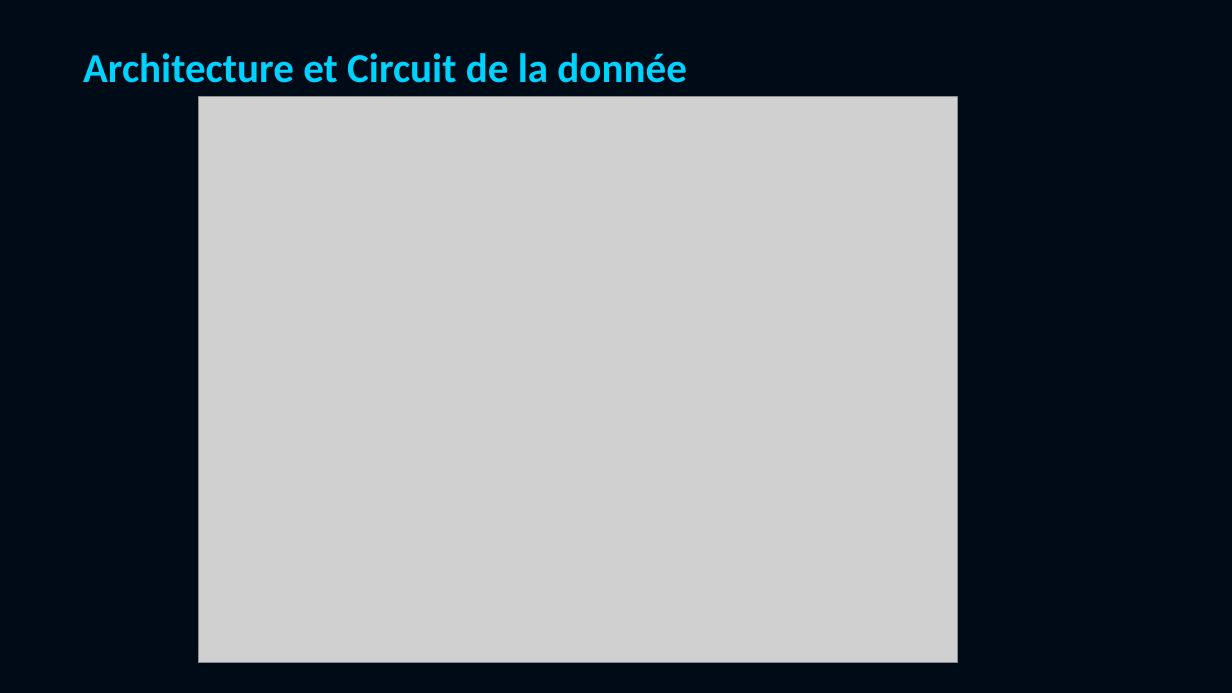
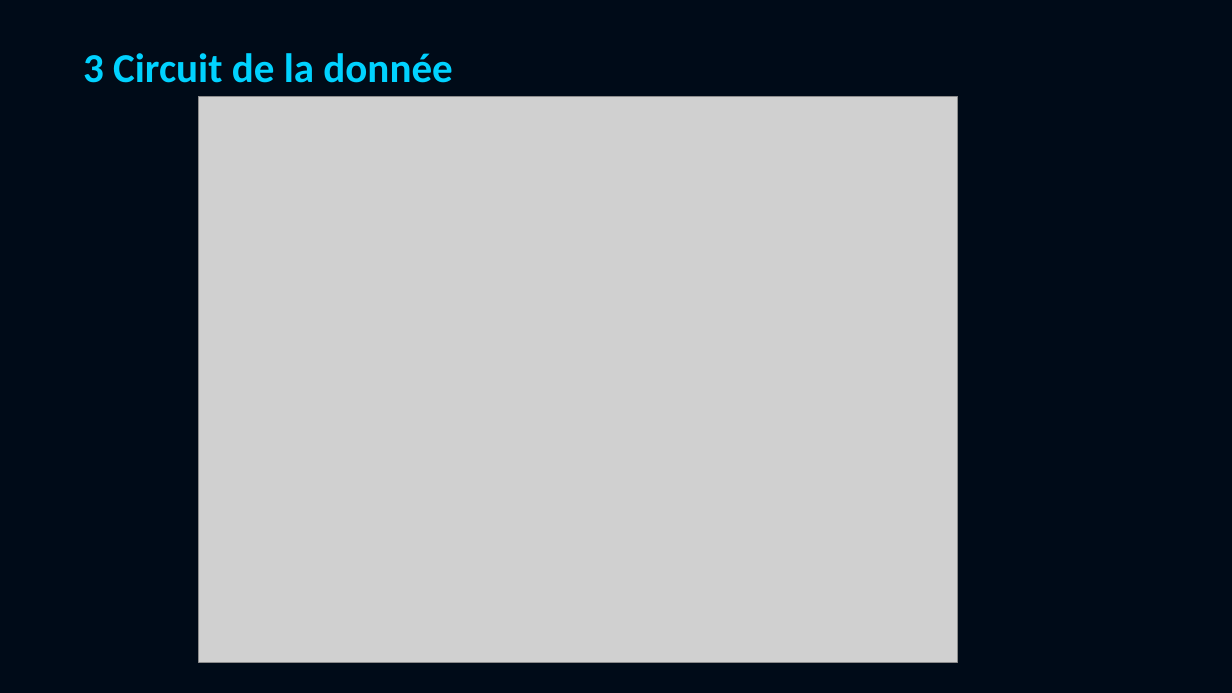
Before and after one commit to Elkristobal59/CERTIFICATION_CDSD, a slide deck: slide 6 of Bloc_6_CliNER/CliNER_presentation.pptx (slide 5 before the commit). Drawn at 1232x693 pixels with LibreOffice and Linux fonts; fonts in the diff are those of the drawing; grey boxes stand for pictures. Boxes give left, top, right and bottom in pixels: in the first picture for what was removed or moved away, otherwise in the second. Text is boxed around its words. In the diff, an @@ line names an element or a change of style, - is before the commit and + after.

Commit message:
docs(bloc6): affirm Clinical NER mission in README, update architecture diagram and push deliverable refinements

```diff
--- a/Bloc_6_CliNER/CliNER_presentation.pptx
+++ b/Bloc_6_CliNER/CliNER_presentation.pptx
@@ text at (83,53,453,83): text changed @@
-Architecture et Circuit de la donnée
+3 Circuit de la donnée
```
Also in this commit, not shown: 4 other slides changed, 3 slides added, 2 slides removed, 34 other files.
